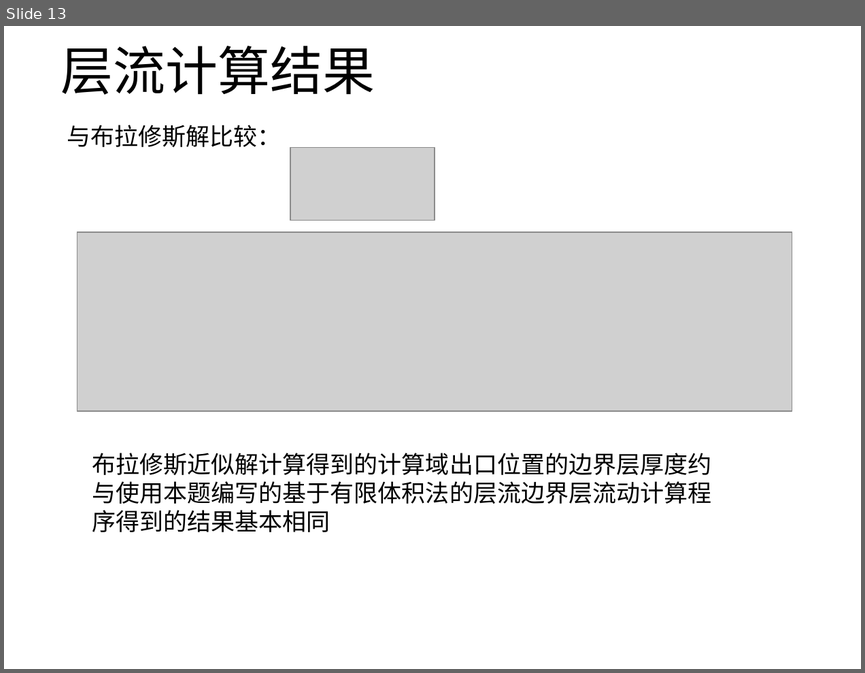
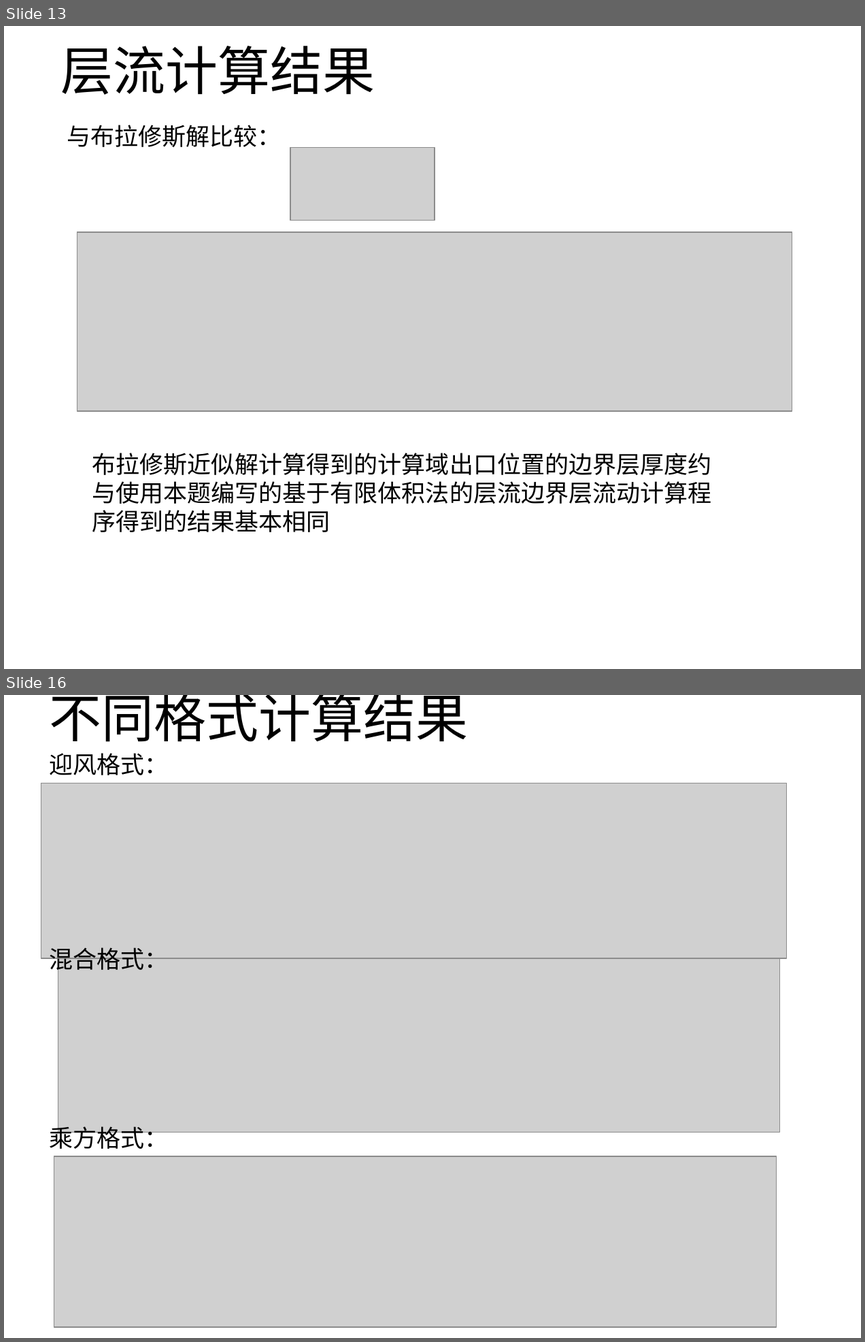
Before and after one commit to hohiroki/homework, a slide deck: NO1/NO1.pptx. Shown one above the other, each under a label of ours: slide 13 before the commit, slides 13 and 16 after it; the slides between them are not shown. The pictures are 865x673 and 865x1342 pixels, drawn with LibreOffice and Linux fonts; fonts in the diff are those of the drawing; grey boxes stand for pictures. Boxes give left, top, right and bottom in pixels: in the first picture for what was removed or moved away, otherwise in the second. Text is boxed around its words. In the diff, an @@ line names an element or a change of style, - is before the commit and + after.

```diff
--- a/NO1/NO1.pptx
+++ b/NO1/NO1.pptx
@@ slide 16 added at (x1=4, y1=695, x2=861, y2=1338), background #FFFFFF @@
@@ title added at (x1=50, y1=695, x2=468, y2=742), 44 pt, text #000000 @@
+不同格式计算结果
@@ text added at (x1=50, y1=753, x2=169, y2=775), 20 pt, text #000000 @@
+迎风格式：
@@ picture added at (x1=41, y1=783, x2=786, y2=958) @@
@@ text added at (x1=50, y1=947, x2=169, y2=974), 20 pt, text #000000 @@
+混合格式：
@@ picture added at (x1=58, y1=958, x2=779, y2=1132) @@
@@ text added at (x1=50, y1=1123, x2=169, y2=1149), 20 pt, text #000000 @@
+乘方格式：
@@ picture added at (x1=54, y1=1156, x2=777, y2=1327) @@
```
Also in this commit, not shown: 3 slides changed, 1 other slide added, 8 other files.
